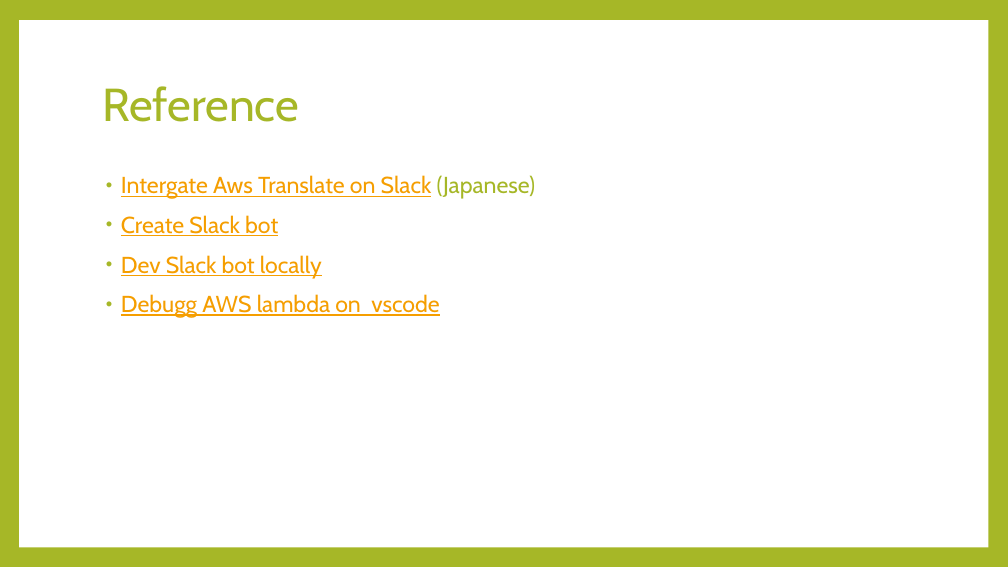
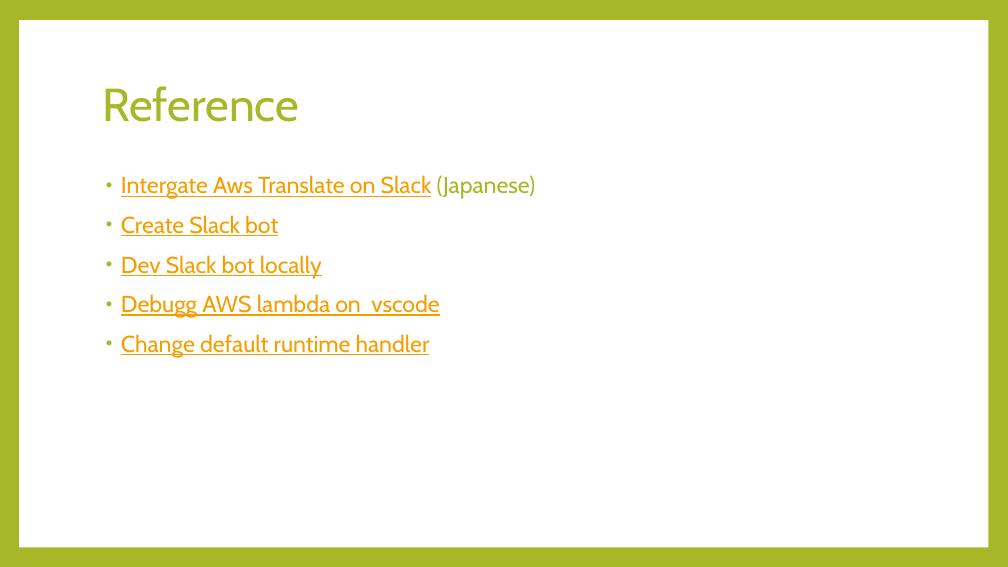
Before and after one commit to HarujiBurke/AwsTranslateOnSlack, a slide deck: slide 31 of Translator on cloud.pptx. Drawn at 1008x567 pixels with LibreOffice and Linux fonts; fonts in the diff are those of the drawing. Boxes give left, top, right and bottom in pixels: in the first picture for what was removed or moved away, otherwise in the second. Text is boxed around its words. In the diff, an @@ line names an element or a change of style, - is before the commit and + after.

Commit message:
update powerpoint

```diff
--- a/Translator on cloud.pptx
+++ b/Translator on cloud.pptx
@@ text at [121, 334, 430, 358]: paragraph added @@
+• Change default runtime handler
```
